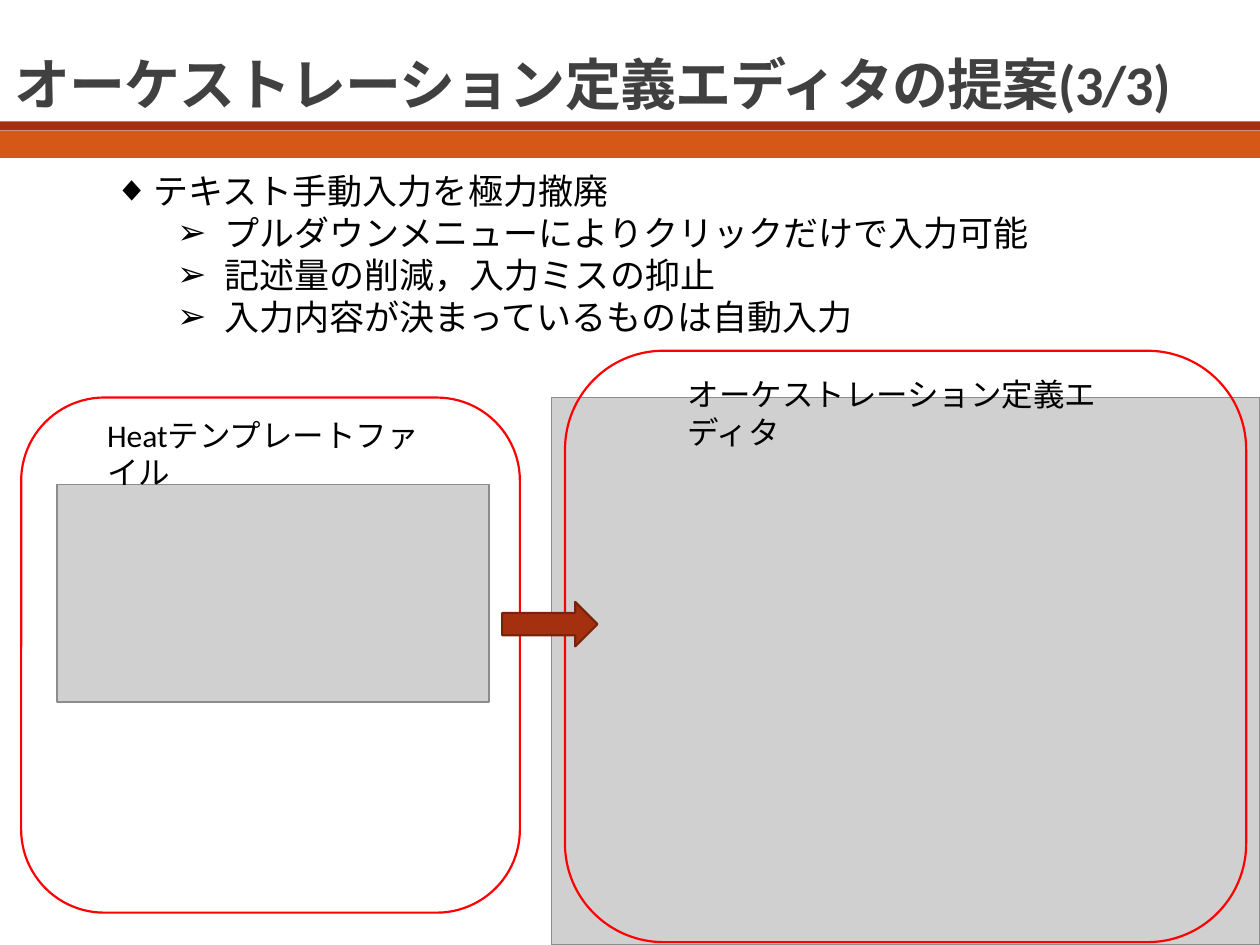
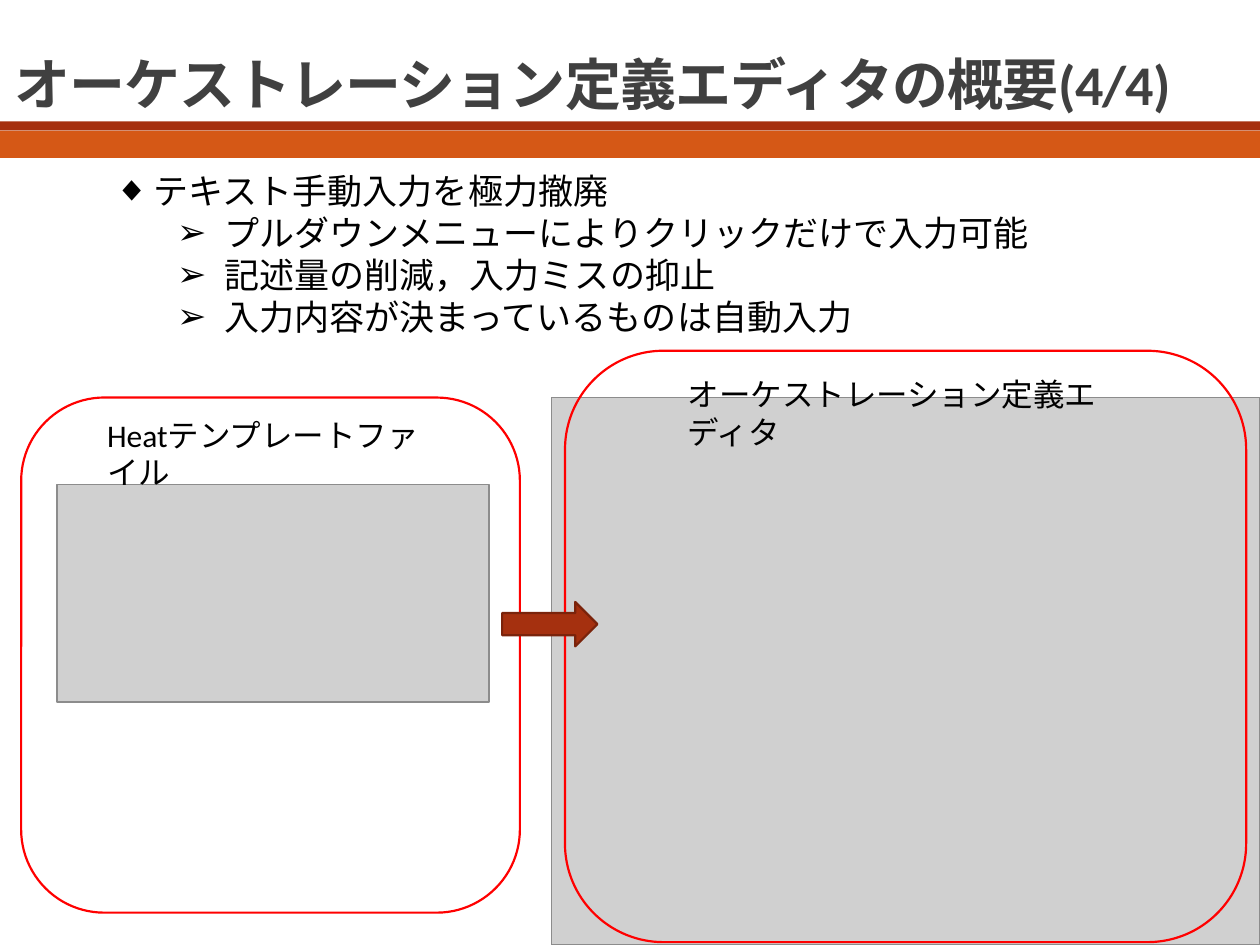
Before and after one commit to bokuhide/GUIToolCreate, a slide deck: slide 9 of 卒業論文本体/発表用スライド_川口.pptx (slide 8 before the commit). Drawn at 1260x945 pixels with LibreOffice and Linux fonts; fonts in the diff are those of the drawing; grey boxes stand for pictures. Boxes give left, top, right and bottom in pixels: in the first picture for what was removed or moved away, otherwise in the second. Text is boxed around its words. In the diff, an @@ line names an element or a change of style, - is before the commit and + after.

```diff
--- a/卒業論文本体/発表用スライド_川口.pptx
+++ b/卒業論文本体/発表用スライド_川口.pptx
@@ title at (14, 56, 1171, 114): text changed @@
-オーケストレーション定義エディタの提案(3/3)
+オーケストレーション定義エディタの概要(4/4)
```
Also in this commit, not shown: 10 other slides changed, 2 slides added, 1 slide removed, 5 other files.
